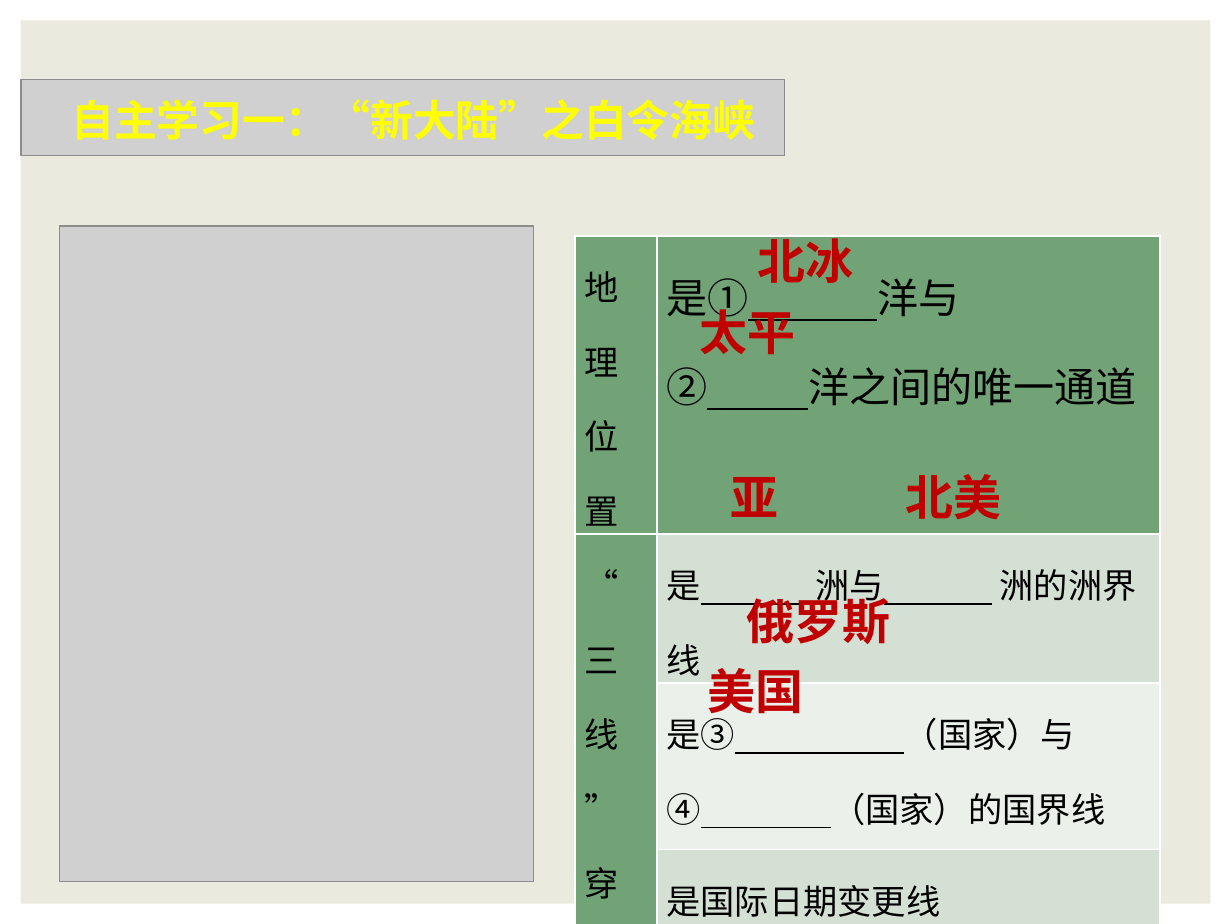
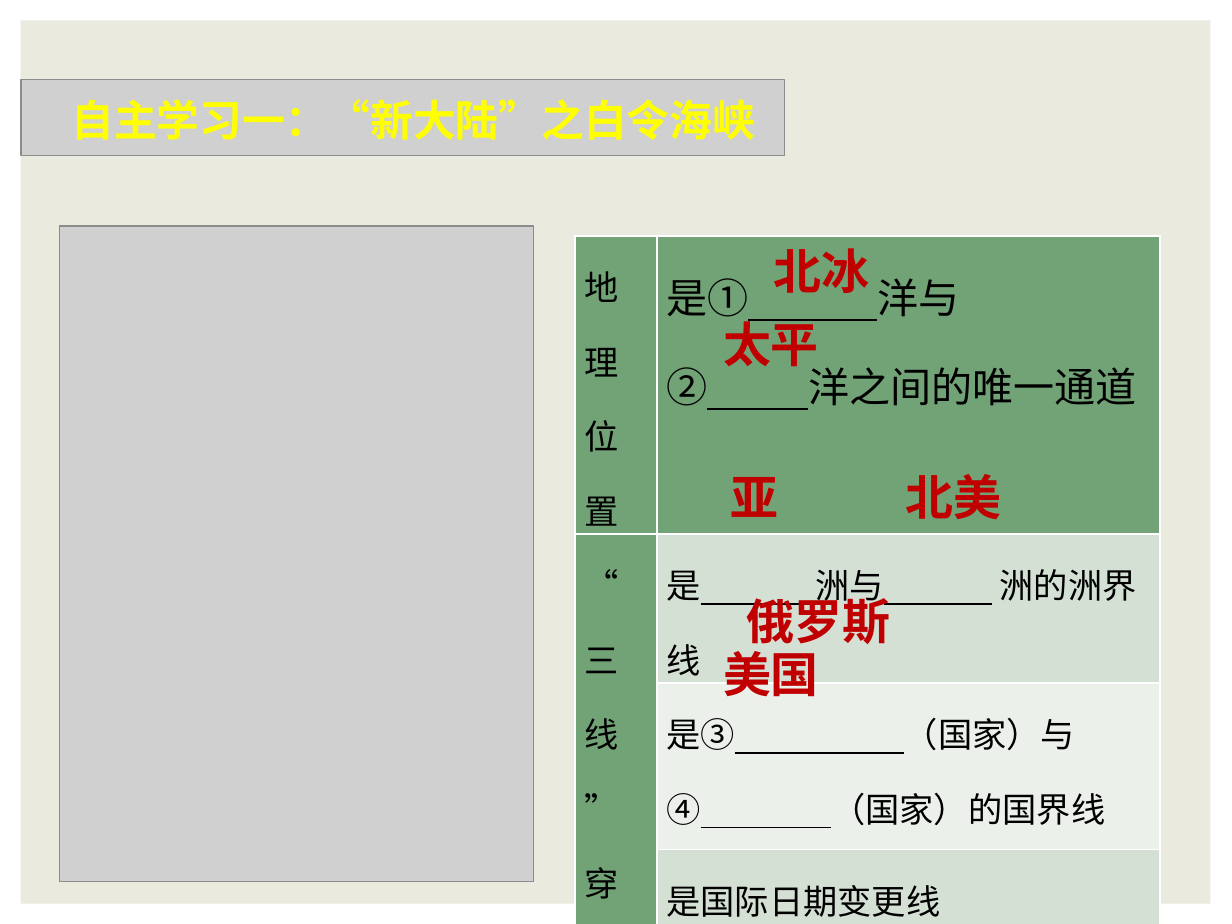
Before and after one commit to GHL0612/Learn, a slide deck: slide 6 of 课件/地理/七下/美洲6.3-1/6.3美洲（第一课时）课件.pptx. Drawn at 1232x924 pixels with LibreOffice and Linux fonts; fonts in the diff are those of the drawing; grey boxes stand for pictures. Boxes give left, top, right and bottom in pixels: in the first picture for what was removed or moved away, otherwise in the second. Text is boxed around its words. In the diff, an @@ line names an element or a change of style, - is before the commit and + after.

```diff
--- a/课件/地理/七下/美洲6.3-1/6.3美洲（第一课时）课件.pptx
+++ b/课件/地理/七下/美洲6.3-1/6.3美洲（第一课时）课件.pptx
@@ text "北冰" rewrapped from [758,230,854,283] to [774,248,870,293] @@
@@ text "太平" rewrapped from [700,301,796,355] to [723,313,819,374] @@
@@ text "美国": place and size @@
-text "美国" at [708,668,804,721]
+text "美国" at [723,642,819,696]
```
Also in this commit, not shown: 32 other files.
